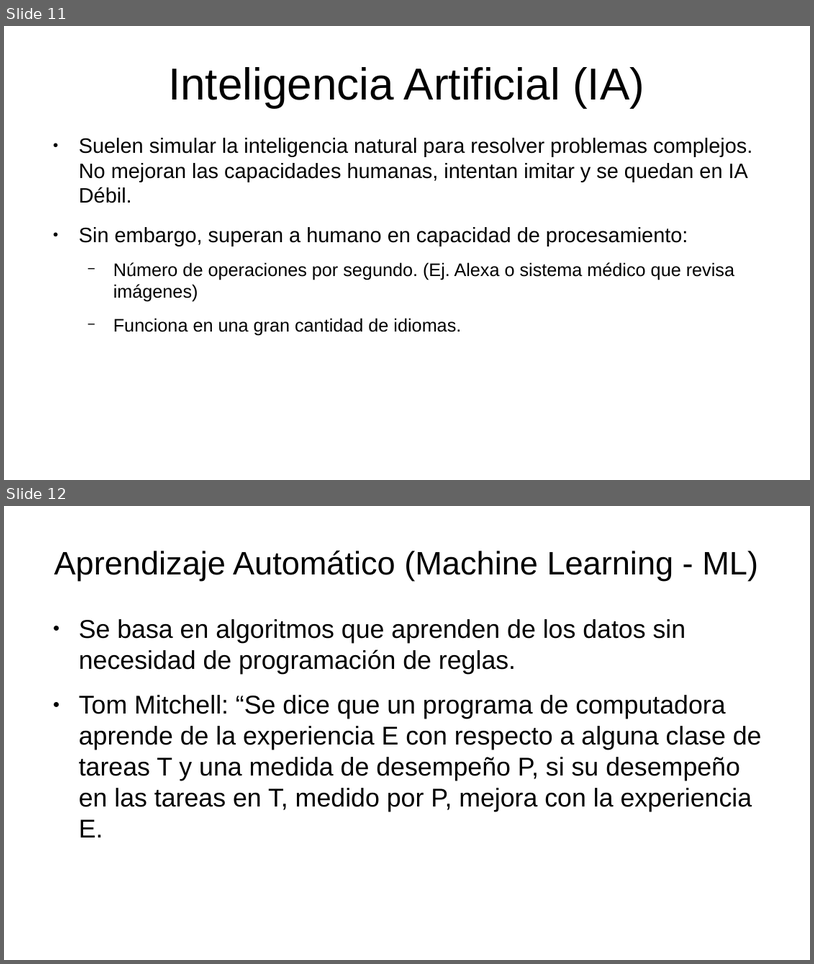
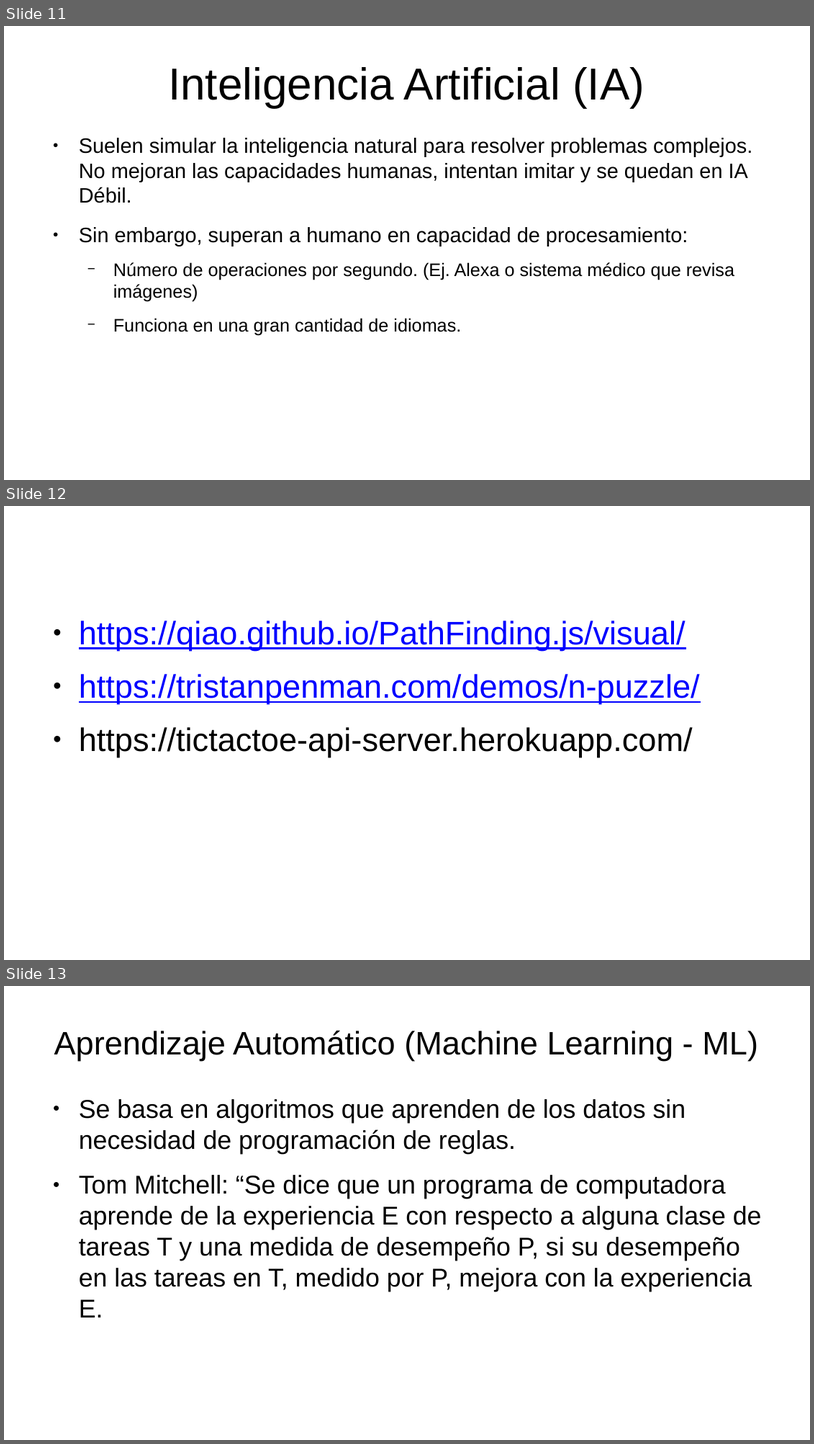
Before and after one commit to davrodrod/FundamentosIA, a slide deck: Presentacion2.pptx. Shown one above the other, each under a label of ours: slides 11 and 12 before the commit, slides 11, 12 and 13 after it. The pictures are 814x964 and 814x1444 pixels, drawn with LibreOffice and Linux fonts; fonts in the diff are those of the drawing. Boxes give left, top, right and bottom in pixels: in the first picture for what was removed or moved away, otherwise in the second. Text is boxed around its words. In the diff, an @@ line names an element or a change of style, - is before the commit and + after.

```diff
--- a/Presentacion2.pptx
+++ b/Presentacion2.pptx
@@ slide 12 added at box(4, 506, 810, 960), background #FFFFFF @@
@@ text added at box(79, 620, 700, 757), 32 pt, text #0000FF, underline @@
+● https://qiao.github.io/PathFinding.js/visual/
+● https://tristanpenman.com/demos/n-puzzle/
+● https://tictactoe-api-server.herokuapp.com/
@@ what was slide 12 is now slide 13 @@
```
